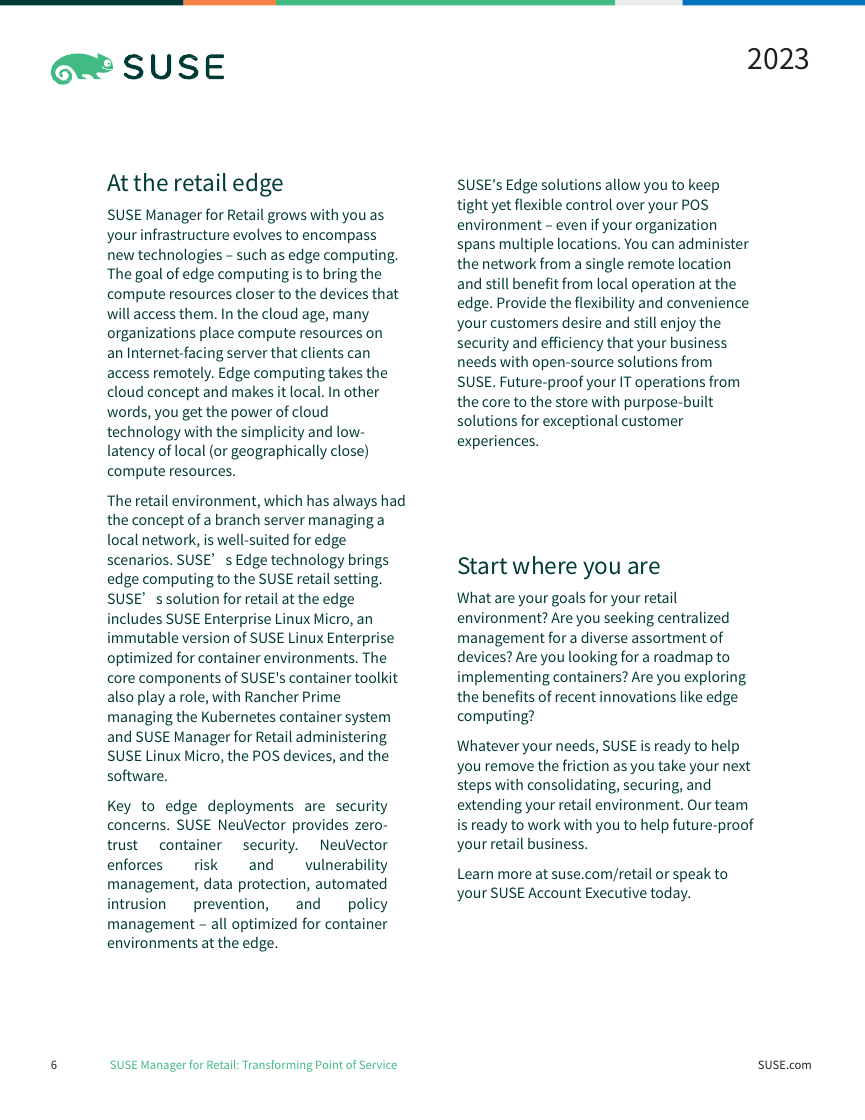
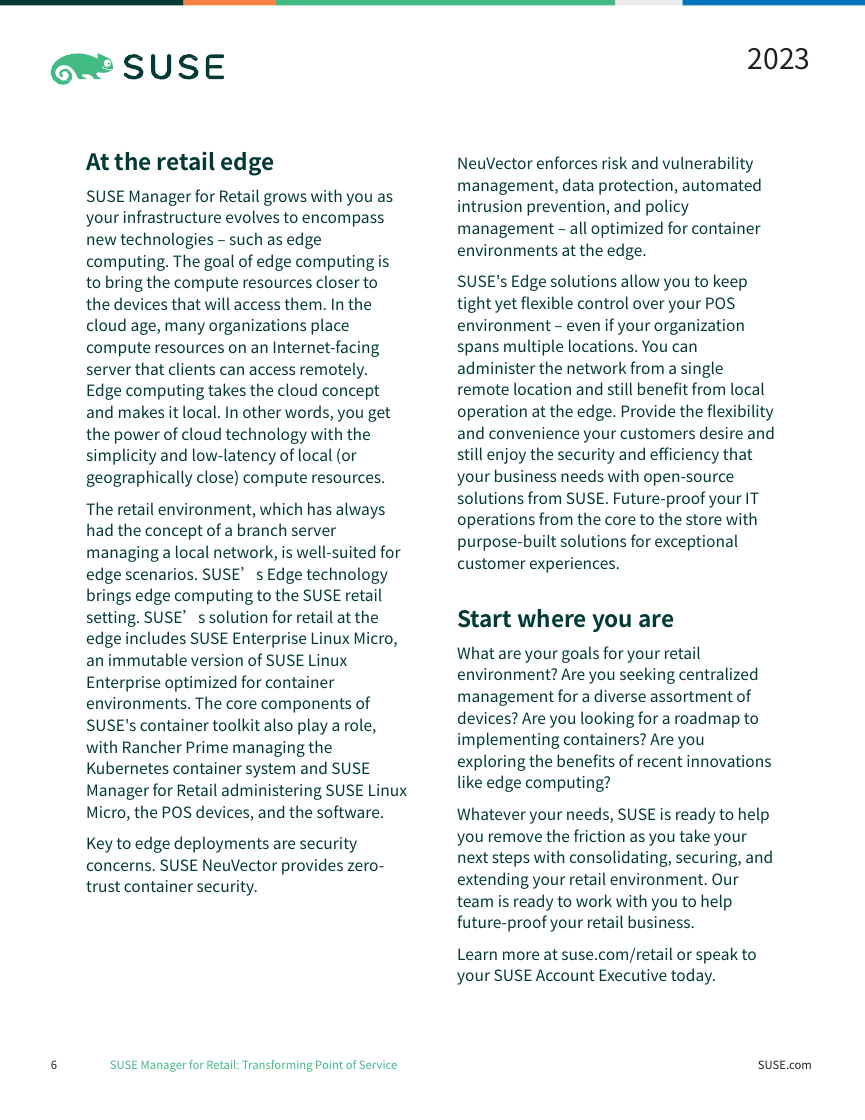
Before and after one commit to vickyhella/marketing-docs, a slide deck: slide 6 of source/whitepaper/SUMA-Retail-Transforming-2023.pptx. Drawn at 865x1120 pixels with LibreOffice and Linux fonts; fonts in the diff are those of the drawing. Boxes give left, top, right and bottom in pixels: in the first picture for what was removed or moved away, otherwise in the second. Text is boxed around its words. In the diff, an @@ line names an element or a change of style, - is before the commit and + after.

Commit message:
Update source format: SUMA-Retail-Transforming-2023

```diff
--- a/source/whitepaper/SUMA-Retail-Transforming-2023.pptx
+++ b/source/whitepaper/SUMA-Retail-Transforming-2023.pptx
@@ text "At the retail edge": place and size @@
-text "At the retail edge" at <box>107,173,406,952</box>
+text "At the retail edge" at <box>86,151,407,896</box>
@@ text "NeuVector enforces risk and vulnerability ...": place and size @@
-text "NeuVector enforces risk and vulnerability ..." at <box>457,178,750,450</box>
+text "NeuVector enforces risk and vulnerability ..." at <box>457,156,775,985</box>
@@ text at <box>86,151,407,821</box>: bold on in "At the retail edge"; size 10 to 11 pt @@
@@ text at <box>457,156,762,260</box>: paragraph added @@
+NeuVector enforces risk and vulnerability management, data protection, automated intrusion prevention, and policy management – all optimized for container environments at the edge.
@@ text at <box>457,274,775,573</box>: size 10 to 11 pt in "SUSE's Edge solutions allow you to keep ..." @@
@@ text removed at <box>457,556,754,902</box> @@
-Start where you are
-What are your goals for your retail environment? Are you seeking centralized management for a diverse assortment of devices? Are you looking for a roadmap to implementing containers? Are you exploring the benefits of recent innovations like edge computing?
-Whatever your needs, SUSE is ready to help you remove the friction as you take your next steps with consolidating, securing, and extending your retail environment. Our team is ready to work with you to help future-proof your retail business.
-Learn more at suse.com/retail or speak to your SUSE Account Executive today.
@@ text at <box>457,609,773,985</box>: paragraphs added @@
+Start where you are
+What are your goals for your retail environment? Are you seeking centralized management for a diverse assortment of devices? Are you looking for a roadmap to implementing containers? Are you exploring the benefits of recent innovations like edge computing?
+Whatever your needs, SUSE is ready to help you remove the friction as you take your next steps with consolidating, securing, and extending your retail environment. Our team is ready to work with you to help future-proof your retail business.
+Learn more at suse.com/retail or speak to your SUSE Account Executive today.
@@ text at <box>86,836,384,896</box>: text changed; size 10 to 11 pt @@
-Key to edge deployments are security concerns. SUSE NeuVector provides zero-trust container security. NeuVector enforces risk and vulnerability management, data protection, automated intrusion prevention, and policy management – all optimized for container environments at the edge.
+Key to edge deployments are security concerns. SUSE NeuVector provides zero-trust container security.
```
Also in this commit, not shown: 5 other slides changed.
